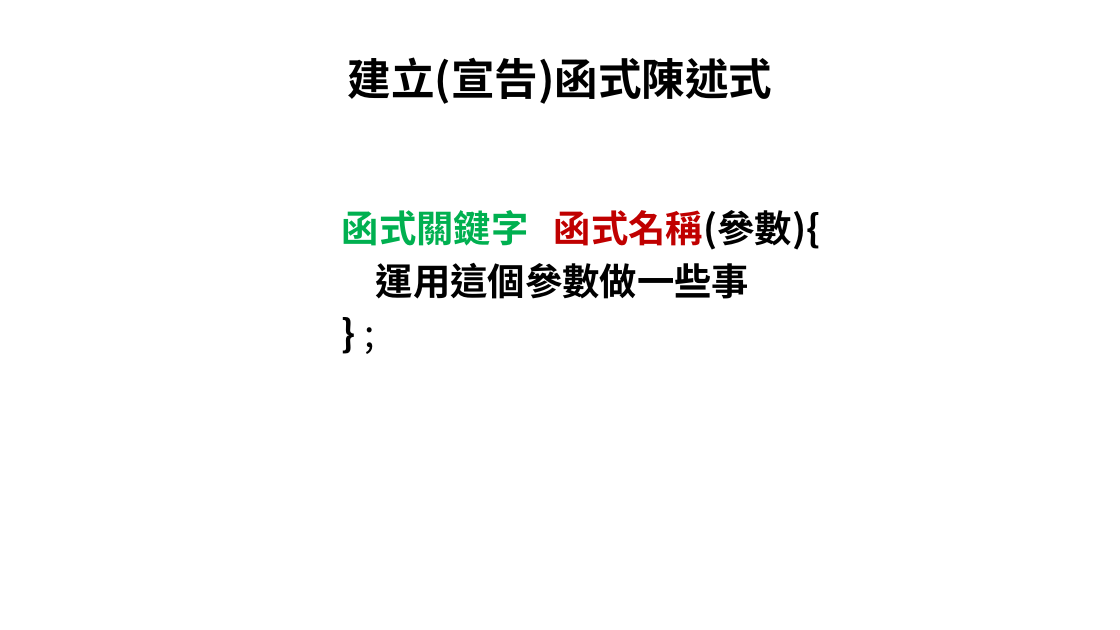
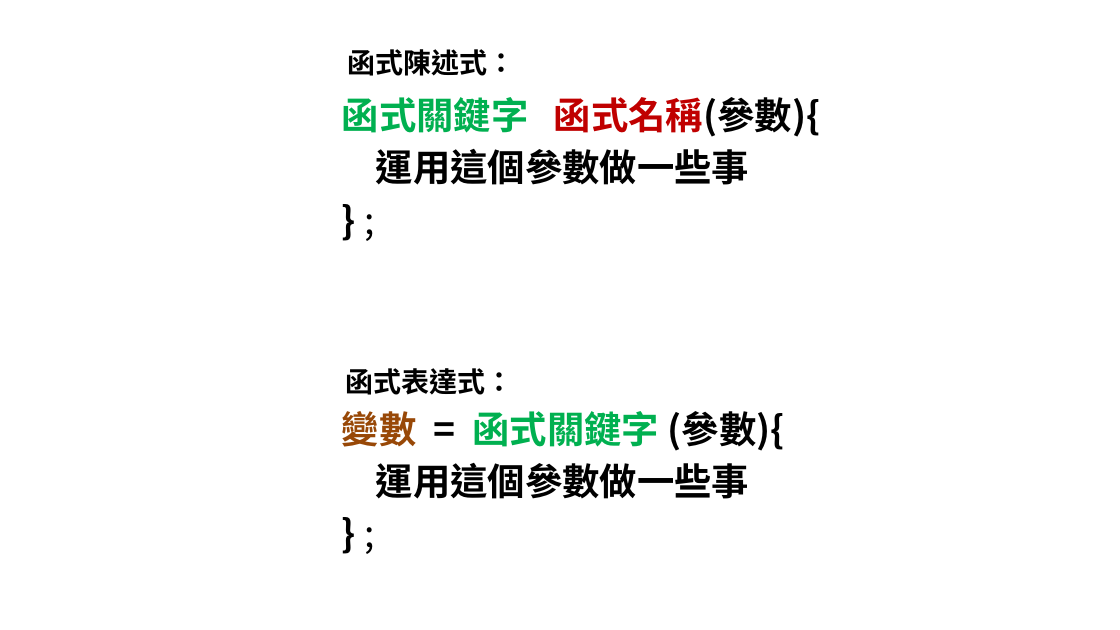
Before and after one commit to allen8101070/JavaScript-PPT, a slide deck: slide 71 of javaScript.pptx (slide 61 before the commit). Drawn at 1120x630 pixels with LibreOffice and Linux fonts; fonts in the diff are those of the drawing; background and template pictures are left out. Boxes give left, top, right and bottom in pixels: in the first picture for what was removed or moved away, otherwise in the second. Text is boxed around its words. In the diff, an @@ line names an element or a change of style, - is before the commit and + after.

```diff
--- a/javaScript.pptx
+++ b/javaScript.pptx
@@ text "函式關鍵字 函式名稱(參數){": place and size @@
-text "函式關鍵字 函式名稱(參數){" at [342,210,820,299]
+text "函式關鍵字 函式名稱(參數){" at [342,97,820,499]
@@ title removed at [348,57,772,104] @@
-建立(宣告)函式陳述式
@@ text added at [348,49,516,76], 18 pt, text #000000, bold @@
+函式陳述式：
@@ text added at [346,368,514,395], 18 pt, text #000000, bold @@
+函式表達式：
@@ text at [342,411,785,499]: paragraphs added @@
+變數 = 函式關鍵字 (參數){
+運用這個參數做一些事
+} ;
```
Also in this commit, not shown: 27 other slides changed, 13 slides added, 8 slides removed, 3 other files.
